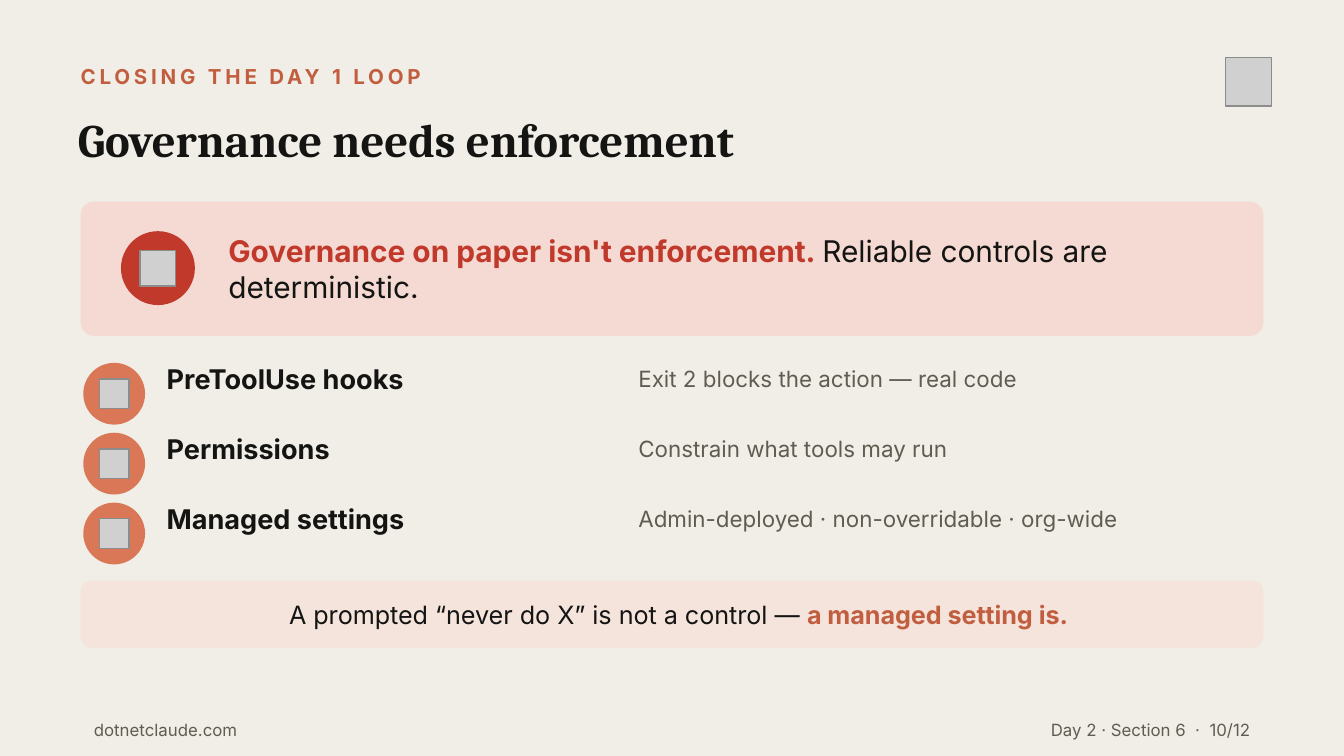
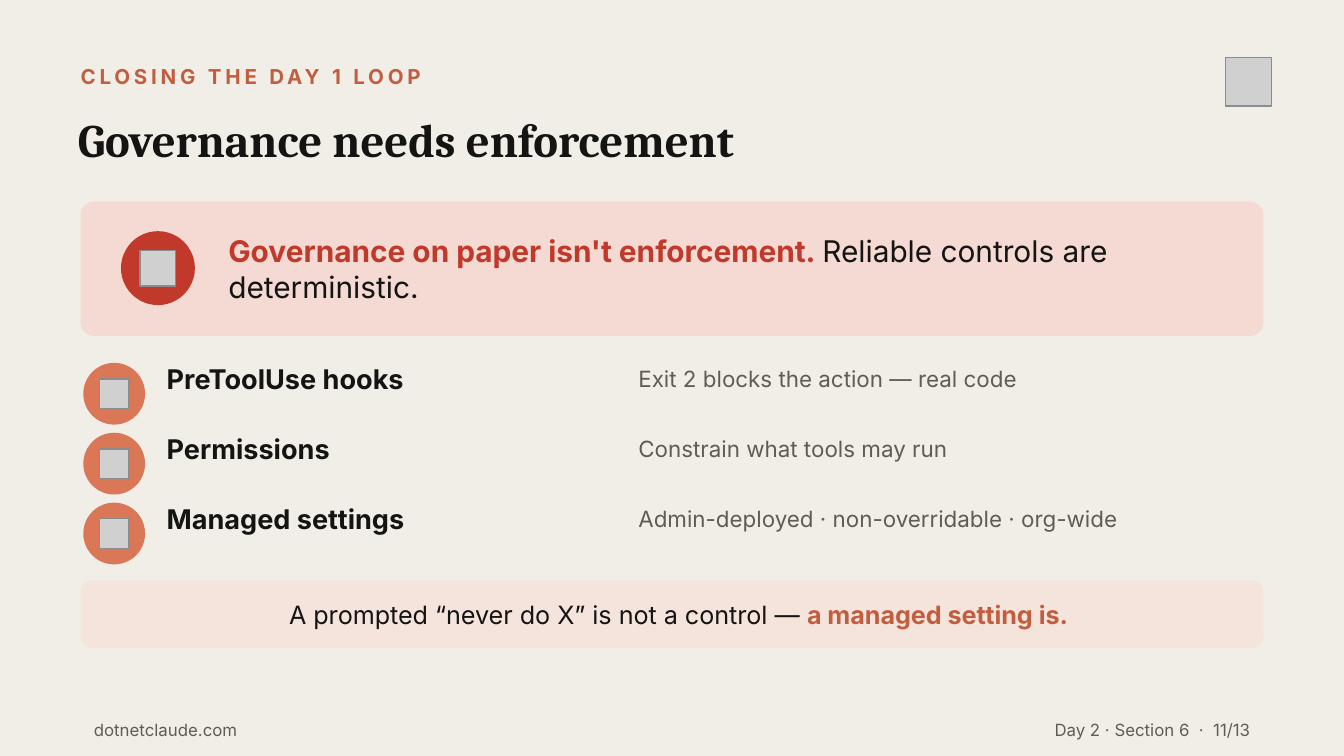
Before and after one commit to cwoodruff/dotnet-claude-workshop-content, a slide deck: slide 11 of decks/Day 2/Day2-Section6-Responsible-AI-WrapUp.pptx (slide 10 before the commit). Drawn at 1344x756 pixels with LibreOffice and Linux fonts; fonts in the diff are those of the drawing; grey boxes stand for pictures. Boxes give left, top, right and bottom in pixels: in the first picture for what was removed or moved away, otherwise in the second. Text is boxed around its words. In the diff, an @@ line names an element or a change of style, - is before the commit and + after.

```diff
--- a/decks/Day 2/Day2-Section6-Responsible-AI-WrapUp.pptx
+++ b/decks/Day 2/Day2-Section6-Responsible-AI-WrapUp.pptx
@@ text at (1055, 723, 1250, 740): text changed @@
-Day 2 · Section 6 · 10/12
+Day 2 · Section 6 · 11/13
```
Also in this commit, not shown: 10 other slides changed, 1 slide added, 45 other files.
